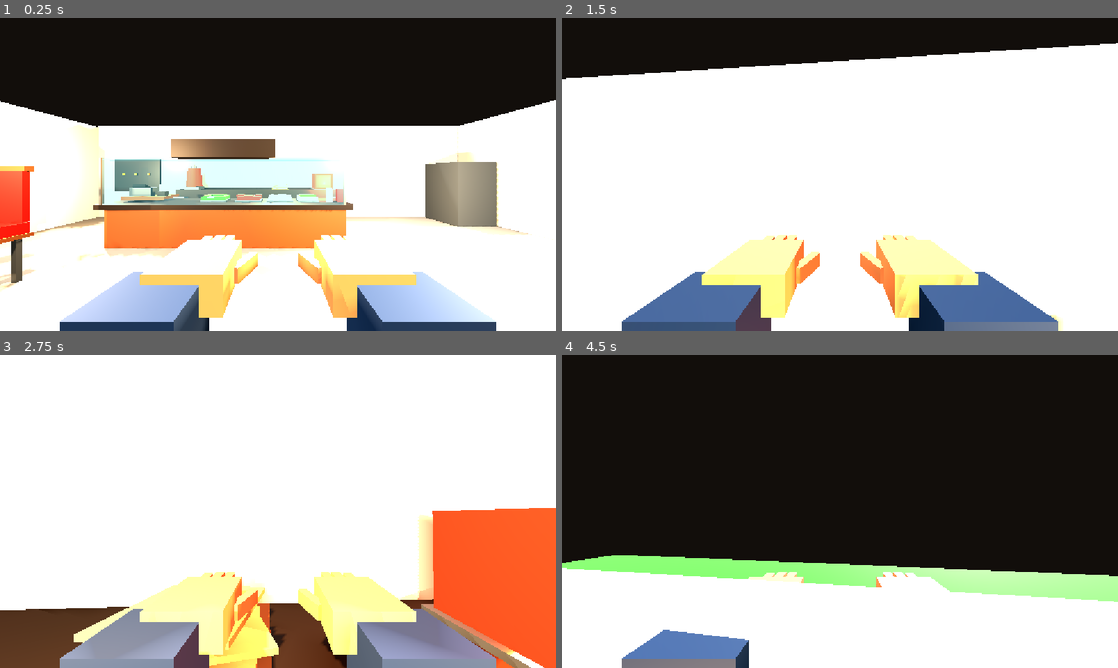
Above: before the commit, frames 1-4 (two rows, left to right).
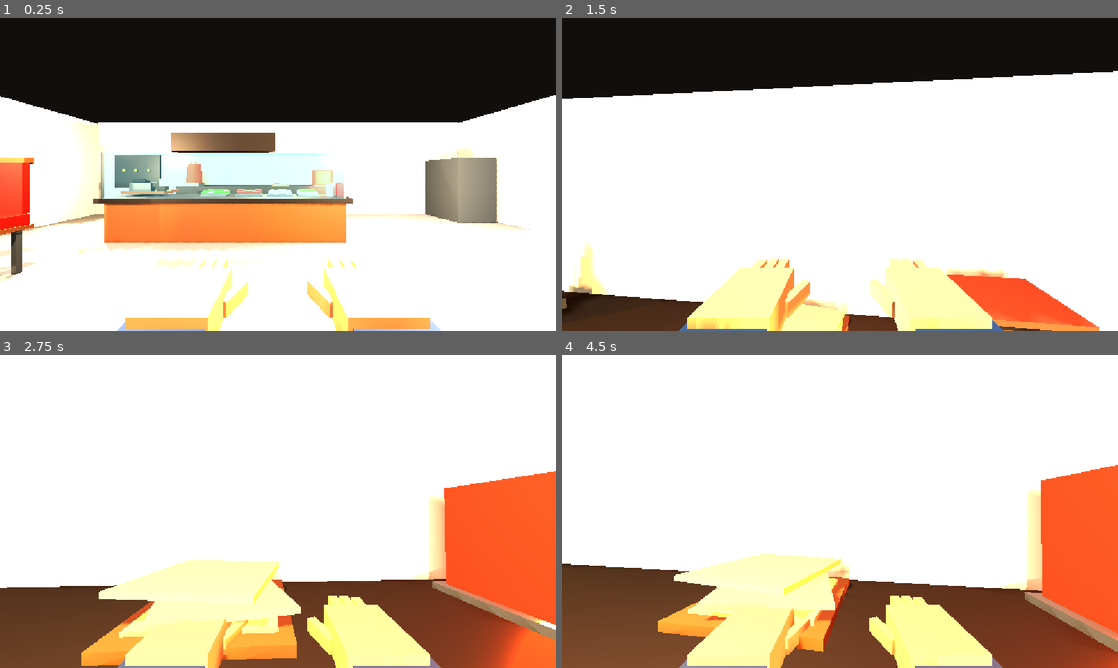
Above: after the commit, the same moments.

Repository: leon-beyleroglu/kebabcity
Game: Godot game, scene res://kebab_shop.tscn
The game is run twice, just before and just after one commit, with the same random seed, the same clock (stepped at 60 frames per second) and the same inputs.
Inputs (mouse positions are in pixels of both pictures, inside the frame that each line leads up to):
- Up to frame 1 (0.25 s): no input
- Up to frame 2 (1.5 s): tap Enter at 0.5 s; move the mouse to (867, 174) at 0.52 s; hold Shift (sprint) 0.53-1.28 s; hold W (move_forward) from 0.53 s (still down); click (867, 174) at 0.67 s; tap Space (jump) at 0.77 s; move the mouse to (812, 174) at 1.27 s; tap Shift (sprint) at 1.35 s
- Up to frame 3 (2.75 s): keep holding W (move_forward); tap Space (jump) at 1.52 s; move the mouse to (289, 505) at 2.02 s; hold Shift (sprint) from 2.03 s (still down)
- Up to frame 4 (4.5 s): keep holding W (move_forward); tap Space (jump) at 2.75, 3.02, 3.77 s; move the mouse to (834, 517) at 2.77 s; release Shift (sprint) at 2.78 s; tap Shift (sprint) at 2.85, 4.35 s; click (834, 517) at 2.92 s; move the mouse to (878, 514) at 3.52 s; hold Shift (sprint) 3.53-4.28 s; move the mouse to (795, 508) at 4.27 s

The runs differ from the first frame. In frame 1, 20% of the frame differs, in the area x 0-100%, y 24-100%; in frame 2, 25%; in frame 3, 24%; in frame 4, 100%, in the area x 0-100%, y 0-100%.

Commit message:
baum + hände

Diff:
--- a/kebab_shop.tscn
+++ b/kebab_shop.tscn
@@ -8,9 +8,6 @@
 
 [sub_resource type="BoxMesh" id="BoxFloor"]
 size = Vector3(18, 0.2, 11.943451)
-
-[sub_resource type="BoxShape3D" id="ShapeFloor"]
-size = Vector3(18, 0.2, 22.172668)
 
 [sub_resource type="StandardMaterial3D" id="MatWall"]
 albedo_color = Color(0.78, 0.72, 0.62, 1)
@@ -118,8 +115,8 @@
 albedo_color = Color(0.045, 0.12, 0.22, 1)
 roughness = 0.76
 
-[sub_resource type="BoxMesh" id="HandArmMesh"]
-size = Vector3(0.24, 0.42, 0.22)
+[sub_resource type="BoxMesh" id="BoxMesh_5ew0i"]
+size = Vector3(0.24, 0.2178125, 0.22)
 
 [sub_resource type="StandardMaterial3D" id="MatSkin"]
 albedo_color = Color(0.72, 0.42, 0.25, 1)
@@ -130,6 +127,9 @@
 
 [sub_resource type="BoxMesh" id="HandFingerMesh"]
 size = Vector3(0.042, 0.055, 0.18)
+
+[sub_resource type="BoxMesh" id="HandArmMesh"]
+size = Vector3(0.24, 0.20560546, 0.22)
 
 [sub_resource type="BoxMesh" id="PlayerTorsoMesh"]
 size = Vector3(0.62, 0.82, 0.34)
@@ -388,7 +388,7 @@
 size = Vector3(1, 1.4751419, 1.2021484)
 
 [sub_resource type="StandardMaterial3D" id="MatConcrete"]
-albedo_color = Color(0.42, 0.43, 0.43, 1)
+albedo_color = Color(0.35489458, 0.1719454, 0.06858608, 1)
 roughness = 0.88
 
 [sub_resource type="BoxMesh" id="BoxMesh_n18ko"]
@@ -402,16 +402,16 @@
 [sub_resource type="StandardMaterial3D" id="MatCityFacade"]
 albedo_color = Color(0.48, 0.3, 0.19, 1)
 roughness = 0.82
+
+[sub_resource type="BoxMesh" id="BoxMesh_v6mwk"]
+material = SubResource("MatMetal")
+size = Vector3(1.4975891, 1.4751419, 1.833374)
 
 [sub_resource type="StandardMaterial3D" id="MatCityWindow"]
 albedo_color = Color(0.06, 0.24, 0.38, 1)
 metallic = 0.25
 roughness = 0.18
 
-[sub_resource type="BoxMesh" id="BoxMesh_v6mwk"]
-material = SubResource("MatMetal")
-size = Vector3(1.4975891, 1.4751419, 1.833374)
-
 [sub_resource type="StandardMaterial3D" id="MatCarBlue"]
 albedo_color = Color(0.035, 0.17, 0.45, 1)
 metallic = 0.55
@@ -425,9 +425,17 @@
 material = SubResource("MatMetal")
 size = Vector3(1.4482422, 1.4751419, 1)
 
+[sub_resource type="BoxMesh" id="BoxMesh_0dgb0"]
+material = SubResource("MatMetal")
+size = Vector3(1, 7.8711658, 1)
+
 [sub_resource type="StandardMaterial3D" id="MatLeaf"]
 albedo_color = Color(0.08, 0.28, 0.1, 1)
 roughness = 0.9
+
+[sub_resource type="BoxMesh" id="BoxMesh_7cpnk"]
+material = SubResource("MatMetal")
+size = Vector3(2.246582, 4.172141, 1.767334)
 
 [sub_resource type="BoxMesh" id="BoxMesh_qyx4r"]
 material = SubResource("MatMetal")
@@ -449,10 +457,6 @@
 mesh = SubResource("BoxFloor")
 
 [node name="FloorCollision" type="StaticBody3D" parent="." unique_id=697040111]
-
-[node name="CollisionShape3D" type="CollisionShape3D" parent="FloorCollision" unique_id=1587773136]
-transform = Transform3D(1, 0, 0, 0, 1, 0, 0, 0, 1, 0, 0, 5.086334)
-shape = SubResource("ShapeFloor")
 
 [node name="BackWall" type="StaticBody3D" parent="." unique_id=1196200093]
 transform = Transform3D(1, 0, 0, 0, 1, 0, 0, 0, 1, 0, 1.6, -5.875)
@@ -612,6 +616,21 @@
 shadow_enabled = true
 omni_range = 8.0
 
+[node name="CeilingLight3" type="OmniLight3D" parent="CeilingLight1/CeilingLight1" unique_id=1419786753]
+transform = Transform3D(1, 0, 0, 0, 1, 0, 0, 0, 1, 4.730752, 1.9613214, 17.109983)
+light_color = Color(1, 0.82, 0.62, 1)
+light_energy = 9.577
+light_indirect_energy = 5.825
+shadow_enabled = true
+omni_range = 8.0
+
+[node name="CeilingLight1" type="OmniLight3D" parent="CeilingLight1/CeilingLight1/CeilingLight3" unique_id=1620917044]
+transform = Transform3D(1, 0, 0, 0, 1, 0, 0, 0, 1, 11.137207, -0.4547274, 1.0744276)
+light_color = Color(1, 0.82, 0.62, 1)
+light_energy = 5.0
+shadow_enabled = true
+omni_range = 8.0
+
 [node name="CeilingLight2" type="OmniLight3D" parent="." unique_id=103323658]
 transform = Transform3D(1, 0, 0, 0, 1, 0, 0, 0, 1, 4, 2.6955612, 1)
 light_color = Color(1, 0.92, 0.78, 1)
@@ -679,62 +698,62 @@
 [node name="FirstPersonHands" type="Node3D" parent="Player/Camera3D" unique_id=967626768]
 
 [node name="LinkerArm" type="MeshInstance3D" parent="Player/Camera3D/FirstPersonHands" unique_id=1617559517]
-transform = Transform3D(1, 0, 0, 0, 1, 0, 0, 0, 1, -0.34, -0.52, -0.54)
+transform = Transform3D(1, 0, 0, 0, 1, 0, 0, 0, 1, -0.3240586, -0.53935146, -0.53999996)
+material_override = SubResource("MatSleeve")
+mesh = SubResource("BoxMesh_5ew0i")
+
+[node name="LinkeHand" type="MeshInstance3D" parent="Player/Camera3D/FirstPersonHands" unique_id=66372260]
+transform = Transform3D(1, 0, 0, 0, 1, 0, 0, 0, 1, -0.31160235, -0.46044528, -0.72)
+material_override = SubResource("MatSkin")
+mesh = SubResource("HandPalmMesh")
+
+[node name="LinkerFinger1" type="MeshInstance3D" parent="Player/Camera3D/FirstPersonHands" unique_id=1543065741]
+transform = Transform3D(1, 0, 0, 0, 1, 0, 0, 0, 1, -0.39160234, -0.46044528, -0.94000006)
+material_override = SubResource("MatSkin")
+mesh = SubResource("HandFingerMesh")
+
+[node name="LinkerFinger2" type="MeshInstance3D" parent="Player/Camera3D/FirstPersonHands" unique_id=2034303072]
+transform = Transform3D(1, 0, 0, 0, 1, 0, 0, 0, 1, -0.33476865, -0.46044528, -0.96000004)
+material_override = SubResource("MatSkin")
+mesh = SubResource("HandFingerMesh")
+
+[node name="LinkerFinger3" type="MeshInstance3D" parent="Player/Camera3D/FirstPersonHands" unique_id=1770769281]
+transform = Transform3D(1, 0, 0, 0, 1, 0, 0, 0, 1, -0.28160232, -0.46044528, -0.96000004)
+material_override = SubResource("MatSkin")
+mesh = SubResource("HandFingerMesh")
+
+[node name="LinkerDaumen" type="MeshInstance3D" parent="Player/Camera3D/FirstPersonHands" unique_id=537093791]
+transform = Transform3D(0.82, 0, -0.32, 0, 1, 0, 0.32, 0, 0.82, -0.17160232, -0.48044527, -0.79999995)
+material_override = SubResource("MatSkin")
+mesh = SubResource("HandFingerMesh")
+
+[node name="RechterArm" type="MeshInstance3D" parent="Player/Camera3D/FirstPersonHands" unique_id=1717171952]
+transform = Transform3D(1, 0, 0, 0, 1, 0, 0, 0, 1, 0.33052763, -0.53324795, -0.541307)
 material_override = SubResource("MatSleeve")
 mesh = SubResource("HandArmMesh")
 
-[node name="LinkeHand" type="MeshInstance3D" parent="Player/Camera3D/FirstPersonHands" unique_id=66372260]
-transform = Transform3D(1, 0, 0, 0, 1, 0, 0, 0, 1, -0.27, -0.34, -0.72)
+[node name="RechteHand" type="MeshInstance3D" parent="Player/Camera3D/FirstPersonHands" unique_id=987742488]
+transform = Transform3D(1, 0, 0, 0, 1, 0, 0, 0, 1, 0.3101187, -0.46044528, -0.72)
 material_override = SubResource("MatSkin")
 mesh = SubResource("HandPalmMesh")
 
-[node name="LinkerFinger1" type="MeshInstance3D" parent="Player/Camera3D/FirstPersonHands" unique_id=1543065741]
-transform = Transform3D(1, 0, 0, 0, 1, 0, 0, 0, 1, -0.35, -0.34, -0.94)
+[node name="RechterFinger1" type="MeshInstance3D" parent="Player/Camera3D/FirstPersonHands" unique_id=1325339309]
+transform = Transform3D(1, 0, 0, 0, 1, 0, 0, 0, 1, 0.3901187, -0.46044528, -0.94000006)
 material_override = SubResource("MatSkin")
 mesh = SubResource("HandFingerMesh")
 
-[node name="LinkerFinger2" type="MeshInstance3D" parent="Player/Camera3D/FirstPersonHands" unique_id=2034303072]
-transform = Transform3D(1, 0, 0, 0, 1, 0, 0, 0, 1, -0.295, -0.34, -0.96)
+[node name="RechterFinger2" type="MeshInstance3D" parent="Player/Camera3D/FirstPersonHands" unique_id=1685717400]
+transform = Transform3D(1, 0, 0, 0, 1, 0, 0, 0, 1, 0.33511868, -0.46044528, -0.96000004)
 material_override = SubResource("MatSkin")
 mesh = SubResource("HandFingerMesh")
 
-[node name="LinkerFinger3" type="MeshInstance3D" parent="Player/Camera3D/FirstPersonHands" unique_id=1770769281]
-transform = Transform3D(1, 0, 0, 0, 1, 0, 0, 0, 1, -0.24, -0.34, -0.96)
+[node name="RechterFinger3" type="MeshInstance3D" parent="Player/Camera3D/FirstPersonHands" unique_id=1528437063]
+transform = Transform3D(1, 0, 0, 0, 1, 0, 0, 0, 1, 0.2801187, -0.46044528, -0.96000004)
 material_override = SubResource("MatSkin")
 mesh = SubResource("HandFingerMesh")
 
-[node name="LinkerDaumen" type="MeshInstance3D" parent="Player/Camera3D/FirstPersonHands" unique_id=537093791]
-transform = Transform3D(0.82, 0, -0.32, 0, 1, 0, 0.32, 0, 0.82, -0.13, -0.36, -0.8)
-material_override = SubResource("MatSkin")
-mesh = SubResource("HandFingerMesh")
-
-[node name="RechterArm" type="MeshInstance3D" parent="Player/Camera3D/FirstPersonHands" unique_id=1717171952]
-transform = Transform3D(1, 0, 0, 0, 1, 0, 0, 0, 1, 0.34, -0.52, -0.54)
-material_override = SubResource("MatSleeve")
-mesh = SubResource("HandArmMesh")
-
-[node name="RechteHand" type="MeshInstance3D" parent="Player/Camera3D/FirstPersonHands" unique_id=987742488]
-transform = Transform3D(1, 0, 0, 0, 1, 0, 0, 0, 1, 0.27, -0.34, -0.72)
-material_override = SubResource("MatSkin")
-mesh = SubResource("HandPalmMesh")
-
-[node name="RechterFinger1" type="MeshInstance3D" parent="Player/Camera3D/FirstPersonHands" unique_id=1325339309]
-transform = Transform3D(1, 0, 0, 0, 1, 0, 0, 0, 1, 0.35, -0.34, -0.94)
-material_override = SubResource("MatSkin")
-mesh = SubResource("HandFingerMesh")
-
-[node name="RechterFinger2" type="MeshInstance3D" parent="Player/Camera3D/FirstPersonHands" unique_id=1685717400]
-transform = Transform3D(1, 0, 0, 0, 1, 0, 0, 0, 1, 0.295, -0.34, -0.96)
-material_override = SubResource("MatSkin")
-mesh = SubResource("HandFingerMesh")
-
-[node name="RechterFinger3" type="MeshInstance3D" parent="Player/Camera3D/FirstPersonHands" unique_id=1528437063]
-transform = Transform3D(1, 0, 0, 0, 1, 0, 0, 0, 1, 0.24, -0.34, -0.96)
-material_override = SubResource("MatSkin")
-mesh = SubResource("HandFingerMesh")
-
 [node name="RechterDaumen" type="MeshInstance3D" parent="Player/Camera3D/FirstPersonHands" unique_id=900369773]
-transform = Transform3D(0.82, 0, 0.32, 0, 1, 0, -0.32, 0, 0.82, 0.13, -0.36, -0.8)
+transform = Transform3D(0.82, 0, 0.32, 0, 1, 0, -0.32, 0, 0.82, 0.17011869, -0.48044527, -0.79999995)
 material_override = SubResource("MatSkin")
 mesh = SubResource("HandFingerMesh")
 
@@ -1464,11 +1483,6 @@
 material_override = SubResource("MatConcrete")
 mesh = SubResource("BoxMesh_n18ko")
 
-[node name="GehwegGegenueber" type="MeshInstance3D" parent="StadtAussenbereich" unique_id=904643796]
-transform = Transform3D(9, 0, 0, 0, 0.13, 0, 0, 0, 1.15, 0, 0.15, 20.35)
-material_override = SubResource("MatConcrete")
-mesh = SubResource("BoxSmall")
-
 [node name="Mittellinie1" type="MeshInstance3D" parent="StadtAussenbereich" unique_id=676396700]
 transform = Transform3D(-6.9938215e-09, 0, 1.15, 0, 0.025, 0, -0.15999998, 0, -5.0268095e-08, 3.155985, 0.23, 12.441484)
 material_override = SubResource("MatStreetLine")
@@ -1486,50 +1500,6 @@
 
 [node name="GebaeudeLinks" type="StaticBody3D" parent="StadtAussenbereich" unique_id=1443447185]
 transform = Transform3D(1, 0, 0, 0, 1, 0, 0, 0, 1, -4.45, 2.5, 20.75)
-
-[node name="Fassade" type="MeshInstance3D" parent="StadtAussenbereich/GebaeudeLinks" unique_id=361695415]
-transform = Transform3D(3.55, 0, 0, 0, 6, 0, 0, 0, 2.2, 0, 0, 0)
-material_override = SubResource("MatCityFacade")
-mesh = SubResource("BoxSmall")
-
-[node name="CollisionShape3D" type="CollisionShape3D" parent="StadtAussenbereich/GebaeudeLinks" unique_id=375788914]
-transform = Transform3D(3.55, 0, 0, 0, 6, 0, 0, 0, 2.2, 0, 0, 0)
-shape = SubResource("ShapeSmall")
-
-[node name="Fenster1" type="MeshInstance3D" parent="StadtAussenbereich/GebaeudeLinks" unique_id=1330049019]
-transform = Transform3D(0.78, 0, 0, 0, 0.72, 0, 0, 0, 0.03, -1.7, 0.65, -2.15)
-material_override = SubResource("MatCityWindow")
-mesh = SubResource("BoxSmall")
-
-[node name="Fenster2" type="MeshInstance3D" parent="StadtAussenbereich/GebaeudeLinks" unique_id=1066412618]
-transform = Transform3D(0.78, 0, 0, 0, 0.72, 0, 0, 0, 0.03, 0, 0.65, -2.15)
-material_override = SubResource("MatCityWindow")
-mesh = SubResource("BoxSmall")
-
-[node name="Fenster3" type="MeshInstance3D" parent="StadtAussenbereich/GebaeudeLinks" unique_id=257884789]
-transform = Transform3D(0.78, 0, 0, 0, 0.72, 0, 0, 0, 0.03, 1.7, 0.65, -2.15)
-material_override = SubResource("MatCityWindow")
-mesh = SubResource("BoxSmall")
-
-[node name="Schild" type="MeshInstance3D" parent="StadtAussenbereich/GebaeudeLinks" unique_id=1752262742]
-transform = Transform3D(2.4, 0, 0, 0, 0.36, 0, 0, 0, 0.045, 0, 2.15, -2.27)
-material_override = SubResource("MatSign")
-mesh = SubResource("BoxSmall")
-
-[node name="Dach" type="MeshInstance3D" parent="StadtAussenbereich/GebaeudeLinks" unique_id=965350767]
-transform = Transform3D(3.9, 0, 0, 0, 0.28, 0, 0, 0, 2.6, 0, 2.58, 0)
-material_override = SubResource("MatDark")
-mesh = SubResource("BoxSmall")
-
-[node name="Eingang" type="MeshInstance3D" parent="StadtAussenbereich/GebaeudeLinks" unique_id=612580782]
-transform = Transform3D(0.72, 0, 0, 0, 1.7, 0, 0, 0, 0.035, 0, -1.02, -2.23)
-material_override = SubResource("MatDark")
-mesh = SubResource("BoxSmall")
-
-[node name="Seitenfenster" type="MeshInstance3D" parent="StadtAussenbereich/GebaeudeLinks" unique_id=357907749]
-transform = Transform3D(0.035, 0, 0, 0, 0.72, 0, 0, 0, 0.78, -3.58, 0.7, 0)
-material_override = SubResource("MatCityWindow")
-mesh = SubResource("BoxSmall")
 
 [node name="GebaeudeRechts" type="StaticBody3D" parent="StadtAussenbereich" unique_id=366005851]
 transform = Transform3D(1, 0, 0, 0, 1, 0, 0, 0, 1, 4.45, 2.5, 20.75)
@@ -1555,6 +1525,31 @@
 
 [node name="Fenster3" type="MeshInstance3D" parent="StadtAussenbereich/GebaeudeRechts" unique_id=2042489461]
 transform = Transform3D(0.78, 0, 0, 0, 0.72, 0, 0, 0, 0.03, 2.608848, 3.1956987, -2.1499996)
+material_override = SubResource("MatCityWindow")
+mesh = SubResource("BoxSmall")
+
+[node name="Fenster4" type="MeshInstance3D" parent="StadtAussenbereich/GebaeudeRechts" unique_id=584863699]
+transform = Transform3D(0.78, 0, 0, 0, 0.72, 0, 0, 0, 0.03, -0.79115176, 1.3656712, -2.1499996)
+material_override = SubResource("MatCityWindow")
+mesh = SubResource("BoxSmall")
+
+[node name="Fenster5" type="MeshInstance3D" parent="StadtAussenbereich/GebaeudeRechts" unique_id=542766594]
+transform = Transform3D(0.78, 0, 0, 0, 0.72, 0, 0, 0, 0.03, 0.9088483, 1.3656712, -2.1499996)
+material_override = SubResource("MatCityWindow")
+mesh = SubResource("BoxSmall")
+
+[node name="Fenster6" type="MeshInstance3D" parent="StadtAussenbereich/GebaeudeRechts" unique_id=1374315731]
+transform = Transform3D(0.78, 0, 0, 0, 0.72, 0, 0, 0, 0.03, 2.608848, 1.3656712, -2.1499996)
+material_override = SubResource("MatCityWindow")
+mesh = SubResource("BoxSmall")
+
+[node name="Fenster7" type="MeshInstance3D" parent="StadtAussenbereich/GebaeudeRechts" unique_id=1628805492]
+transform = Transform3D(0.78, 0, 0, 0, 0.72, 0, 0, 0, 0.03, 0.9088483, -0.6937196, -2.1499996)
+material_override = SubResource("MatCityWindow")
+mesh = SubResource("BoxSmall")
+
+[node name="Fenster8" type="MeshInstance3D" parent="StadtAussenbereich/GebaeudeRechts" unique_id=944792412]
+transform = Transform3D(0.78, 0, 0, 0, 0.72, 0, 0, 0, 0.03, 2.608848, -0.6937196, -2.1499996)
 material_override = SubResource("MatCityWindow")
 mesh = SubResource("BoxSmall")
 
@@ -1622,14 +1617,14 @@
 shape = SubResource("ShapeSmall")
 
 [node name="Pflanzkuebel" type="MeshInstance3D" parent="StadtAussenbereich" unique_id=1279985182]
-transform = Transform3D(0.48, 0, 0, 0, 0.34, 0, 0, 0, 0.48, -9.738804, 0.42, 8.25)
+transform = Transform3D(0.48, 0, 0, 0, 0.34, 0, 0, 0, 0.48, -7.3021803, 1.1155157, 12.765595)
 material_override = SubResource("MatConcrete")
-mesh = SubResource("BoxSmall")
+mesh = SubResource("BoxMesh_0dgb0")
 
 [node name="Baumkrone" type="MeshInstance3D" parent="StadtAussenbereich" unique_id=631003719]
-transform = Transform3D(0.85, 0, 0, 0, 0.8, 0, 0, 0, 0.85, -9.915311, 1.1, 8.25)
+transform = Transform3D(0.85, 0, 0, 0, 0.8, 0, 0, 0, 0.85, -7.286605, 3.7860675, 12.811022)
 material_override = SubResource("MatLeaf")
-mesh = SubResource("BoxSmall")
+mesh = SubResource("BoxMesh_7cpnk")
 
 [node name="Avatar" type="StaticBody3D" parent="StadtAussenbereich" unique_id=662953966]
 transform = Transform3D(1, 0, 0, 0, 1, 0, 0, 0, 1, -15.216205, 0.08, 12.762842)
@@ -1707,7 +1702,7 @@
 transform = Transform3D(1, 0, 0, 0, 1, 0, 0, 0, 1, 0, -0.13, 5)
 
 [node name="Grasebene" type="MeshInstance3D" parent="GrasUmgebung" unique_id=966920196]
-transform = Transform3D(60, 0, 0, 0, 0.1, 0, 0, 0, 60, 0, 0, 0)
+transform = Transform3D(60, 0, 0, 0, 0.1, 0, 0, 0, 60, 1.4305115e-06, -9.536743e-07, 0)
 material_override = SubResource("MatGrass")
 mesh = SubResource("BoxSmall")
 
